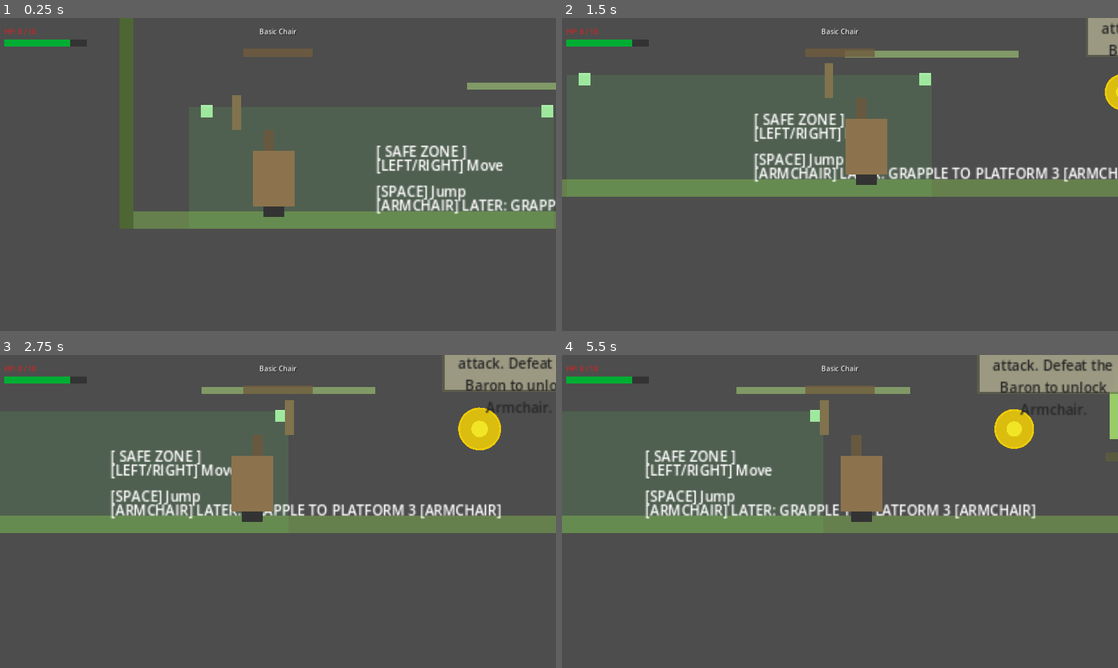
Above: before the commit, frames 1-4 (two rows, left to right).
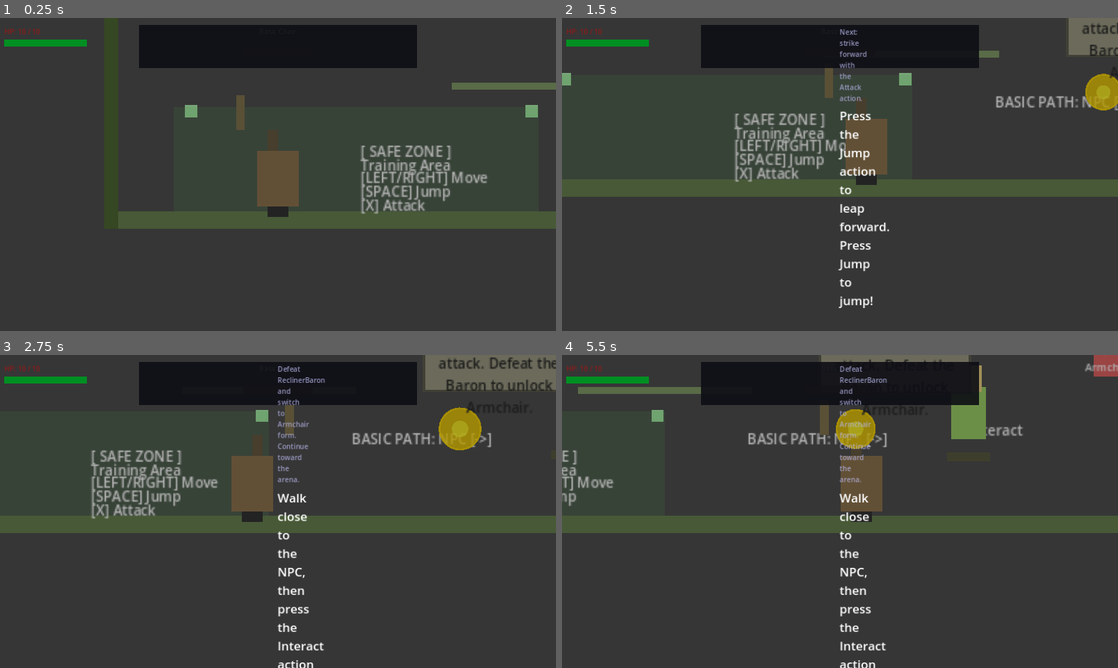
Above: after the commit, the same moments.

Repository: TsilenT/chairfighter
Game: Godot game, scene res://scenes/main/Main.tscn
The game is run twice, just before and just after one commit, with the same random seed, the same clock (stepped at 60 frames per second) and the same inputs.
Inputs:
- Up to frame 1 (0.25 s): no input
- Up to frame 2 (1.5 s): hold D (move_right) from 0.53 s (still down); tap J (attack) at 0.6 s; tap Space (jump) at 0.77 s; tap F (interact) at 0.8, 1.35 s
- Up to frame 3 (2.75 s): tap Space (jump) at 1.52 s; tap J (attack) at 1.55, 2.1 s; release D (move_right) at 2.03 s; hold A (move_left) from 2.03 s (still down); tap F (interact) at 2.3 s
- Up to frame 4 (5.5 s): release A (move_left) at 2.78 s; hold D (move_right) 2.78-4.28 s; tap F (interact) at 2.85, 3.8, 5.3 s; tap Space (jump) at 3.02, 3.77, 4.52 s; tap J (attack) at 3.05, 4.55 s; hold K (special) 3.53-4.28 s; hold A (move_left) 4.28-5.03 s; tap E (transform_next) at 4.35 s; hold D (move_right) from 5.03 s (still down); tap Q (transform_prev) at 5.1 s

The runs differ from the first frame. In frame 1, 36% of the frame differs, in the area x 0-100%, y 0-68%; in frame 2, 37%; in frame 3, 35%; in frame 4, 38%, in the area x 0-100%, y 0-100%.

Commit message:
fix: make prototype flow and melee readable

Diff:
--- a/scenes/levels/TestLevel.tscn
+++ b/scenes/levels/TestLevel.tscn
@@ -61,6 +61,7 @@
 
 [node name="GapWallCol" type="CollisionShape2D" parent="Visuals/GapWall" uid="uid://gapwall_col"]
 shape = SubResource("6")
+disabled = true
 
 [node name="WallLeft" type="StaticBody2D" parent="Visuals" uid="uid://wall_left"]
 position = Vector2(8, 320)
@@ -116,7 +117,7 @@
 offset_bottom = 640.0
 color = Color(0.3, 0.4, 0.2, 1)
 
-# Safe zone indicator (teaching area before first platform)
+; Safe zone indicator (teaching area before first platform)
 [node name="SafeZoneFloor" type="ColorRect" parent="Visuals" uid="uid://safezone_floor"]
 z_index = -1
 offset_left = 80.0
@@ -171,7 +172,7 @@
 font_size = 10
 font_color = Color(0.6, 0.9, 0.6, 0.6)
 
-# Control hints inside the safe zone (plain ASCII, no Unicode arrows/icons)
+; Control hints inside the safe zone (plain ASCII, no Unicode arrows/icons)
 [node name="ControlHint1" type="Label" parent="Visuals" uid="uid://control_hint1"]
 position = Vector2(295, 570)
 text = "[LEFT/RIGHT] Move"
@@ -193,15 +194,15 @@
 font_size = 12
 font_color = Color(0.8, 1, 0.8, 0.7)
 
-# Directional cue from safe zone toward NPC (plain ASCII arrow)
+; Directional cue from safe zone toward NPC (plain ASCII arrow)
 [node name="DirectionLabel1" type="Label" parent="Visuals" uid="uid://direction_label1"]
 position = Vector2(595, 520)
-text = "NPC [->]"
+text = "BASIC PATH: NPC [->]"
 horizontal_alignment = 1
 font_size = 14
 font_color = Color(0.8, 1, 0.8, 0.8)
 
-# NPC interact hint near HubNpc (850, 550)
+; NPC interact hint near HubNpc (850, 550)
 [node name="NpcHint" type="Label" parent="Visuals" uid="uid://npc_hint"]
 position = Vector2(850, 510)
 text = "Interact"
@@ -209,15 +210,15 @@
 font_size = 14
 font_color = Color(1, 1, 0.8, 0.9)
 
-# Directional cue from NPC toward boss/arena (plain ASCII arrow)
+; Directional cue from NPC toward boss/arena (plain ASCII arrow)
 [node name="DirectionLabel2" type="Label" parent="Visuals" uid="uid://direction_label2"]
 position = Vector2(1120, 590)
-text = "ARENA [->]"
+text = "BASIC PATH: ARENA [->]"
 horizontal_alignment = 1
 font_size = 12
 font_color = Color(0.9, 0.7, 1, 0.7)
 
-# Grapple route signpost near platform area (plain ASCII, no Unicode down arrows)
+; Grapple route signpost near platform area (plain ASCII, no Unicode down arrows)
 [node name="GrappleSignpost" type="Label" parent="Visuals" uid="uid://grapple_signpost"]
 position = Vector2(970, 290)
 text = "[ARMCHAIR] LATER: GRAPPLE TO PLATFORM 3 [ARMCHAIR]"
@@ -228,8 +229,8 @@
 [node name="RouteVisuals" type="Node2D" parent="Visuals" uid="uid://route_visuals"]
 modulate = Color(1, 1, 1, 0.55)
 
-# Dashed grapple path: a series of small colored dots along the route
-# From Platform2 (right edge) -> GrappleMarker2 -> GrappleMarker1 -> past Gate
+; Dashed grapple path: a series of small colored dots along the route
+; From Platform2 (right edge) -> GrappleMarker2 -> GrappleMarker1 -> past Gate
 [node name="RouteDot" type="ColorRect" parent="Visuals/RouteVisuals" uid="uid://route_dot"]
 offset_left = 820.0
 offset_top = 370.0
@@ -265,7 +266,7 @@
 offset_bottom = 244.0
 color = Color(1, 0.85, 0, 0.7)
 
-# Path direction labels using Unicode characters
+; Path direction labels using Unicode characters
 [node name="LabelArrow1" type="Label" parent="Visuals/RouteVisuals" uid="uid://label_arrow1"]
 position = Vector2(825, 310)
 text = "->"
@@ -301,7 +302,7 @@
 font_size = 24
 font_color = Color(1, 0.85, 0, 0.8)
 
-# Instruction label above the grapple route
+; Instruction label above the grapple route
 [node name="LabelRoute1" type="Label" parent="Visuals/RouteVisuals" uid="uid://label_route1"]
 position = Vector2(820, 250)
 text = "ARMCHAIR LATER PATH:"
@@ -323,7 +324,7 @@
 font_size = 10
 font_color = Color(1, 0.85, 0, 0.7)
 
-# Gate label
+; Gate label
 [node name="LabelGate1" type="Label" parent="Visuals/RouteVisuals" uid="uid://label_gate1"]
 position = Vector2(830, 230)
 text = "ARMCHAIR GATE ->"
@@ -338,7 +339,7 @@
 font_size = 12
 font_color = Color(0.5, 1, 0.5, 0.9)
 
-# Background panel for the route labels
+; Background panel for the route labels
 [node name="RoutePanel1" type="ColorRect" parent="Visuals/RouteVisuals" uid="uid://route_panel1"]
 z_index = -1
 offset_left = 800.0
@@ -375,7 +376,7 @@
 
 [node name="HUD" parent="." uid="uid://test_hud" instance=ExtResource("2hud")]
 
-# TutorialSequence wired into the safe zone
+; TutorialSequence wired into the safe zone
 [node name="TutorialSequence" type="CanvasLayer" parent="." uid="uid://tut_seq"]
 script = ExtResource("8tut")
 active = true
--- a/scripts/components/Hitbox.gd
+++ b/scripts/components/Hitbox.gd
@@ -17,6 +17,7 @@
 var _active: bool = false
 var _active_timer: float = 0.0
 var _cooldown_timer: float = 0.0
+var _activation_hits: Dictionary = {}
 
 # Collision layer numbers (Godot's set_collision_*_value API is 1-indexed)
 const LAYER_HURTBOX := 4  # bit 3 — damage receiver areas
@@ -47,7 +48,13 @@
 		return false
 	_active = true
 	_active_timer = active_duration
+	_activation_hits.clear()
 	monitoring = true
+	# If the player presses attack while already overlapping an enemy hurtbox,
+	# Godot may not emit a fresh area_entered signal. Sweep existing overlaps on
+	# the next frame so attacks feel like deliberate melee strikes, not like
+	# damage that only happens when the player happens to ram into the target.
+	call_deferred("_damage_current_overlaps")
 	return true
 
 
@@ -63,3 +70,23 @@
 		hitbox_entered.emit(area)
 
 signal hitbox_entered(area: Area2D)
+
+
+func _damage_current_overlaps() -> void:
+	if not _active:
+		return
+	for area in get_overlapping_areas():
+		_damage_overlapping_hurtbox(area)
+
+
+func _damage_overlapping_hurtbox(area: Area2D) -> void:
+	if not area is Hurtbox:
+		return
+	# Do not let a hitbox immediately damage its owner's own hurtbox.
+	if area.get_parent() == get_parent():
+		return
+	var area_id := area.get_instance_id()
+	if _activation_hits.has(area_id):
+		return
+	_activation_hits[area_id] = true
+	area.hitbox_entered.emit(self)
--- a/scripts/player/Player.gd
+++ b/scripts/player/Player.gd
@@ -117,6 +117,8 @@
 var _hitbox: Hitbox
 var _hurtbox: Hurtbox
 var _camera: Camera2D
+var _hitbox_shape: CollisionShape2D
+var _attack_flash: ColorRect
 
 ## Debug flag (flip on damage).
 var _has_taken_damage: bool = false
@@ -231,12 +233,21 @@
 	_hitbox.hit_direction = Vector2.RIGHT
 	_hitbox.active_duration = 0.15
 	add_child(_hitbox)
-	var hit_shape := CollisionShape2D.new()
+	_hitbox_shape = CollisionShape2D.new()
 	var hit_rect := RectangleShape2D.new()
-	hit_rect.size = Vector2(36.0, 36.0)
-	hit_shape.shape = hit_rect
-	hit_shape.position = Vector2(34.0, -32.0)
-	_hitbox.add_child(hit_shape)
+	hit_rect.size = Vector2(48.0, 34.0)
+	_hitbox_shape.shape = hit_rect
+	_hitbox_shape.position = Vector2(52.0, -34.0)
+	_hitbox.add_child(_hitbox_shape)
+
+	_attack_flash = ColorRect.new()
+	_attack_flash.name = "AttackFlash"
+	_attack_flash.size = Vector2(48.0, 22.0)
+	_attack_flash.position = Vector2(28.0, -46.0)
+	_attack_flash.color = Color(1.0, 0.9, 0.25, 0.75)
+	_attack_flash.visible = false
+	_attack_flash.z_index = 5
+	add_child(_attack_flash)
 
 
 func _setup_hurtbox() -> void:
@@ -611,6 +622,8 @@
 		_attack_extension -= delta * 5.0
 		if _attack_extension < 0.0:
 			_attack_extension = 0.0
+	if _attack_flash:
+		_attack_flash.visible = _attack_extension > 0.0
 
 
 func _perform_attack() -> void:
@@ -618,6 +631,10 @@
 		printerr("[Player] Hitbox not initialized!")
 		return
 	_hitbox.hit_direction = Vector2.RIGHT * _facing_right
+	if _hitbox_shape:
+		_hitbox_shape.position = Vector2(52.0 * _facing_right, -34.0)
+	if _attack_flash:
+		_attack_flash.position = Vector2(28.0 if _facing_right > 0 else -76.0, -46.0)
 	if not _hitbox.activate():
 		return
 	_attack_extension = 1.0
--- /dev/null
+++ b/tests/regression_hitbox_overlap_check.gd
@@ -0,0 +1,59 @@
+extends SceneTree
+
+const HitboxClass = preload("res://scripts/components/Hitbox.gd")
+const HurtboxClass = preload("res://scripts/components/Hurtbox.gd")
+
+func _initialize() -> void:
+	call_deferred("_run")
+
+func _run() -> void:
+	var attacker := Node2D.new()
+	attacker.name = "Attacker"
+	root.add_child(attacker)
+
+	var target := Node2D.new()
+	target.name = "Target"
+	root.add_child(target)
+
+	var hitbox := HitboxClass.new()
+	hitbox.name = "TestHitbox"
+	hitbox.damage = 2.0
+	attacker.add_child(hitbox)
+	var hit_col := CollisionShape2D.new()
+	var hit_shape := RectangleShape2D.new()
+	hit_shape.size = Vector2(50, 50)
+	hit_col.shape = hit_shape
+	hitbox.add_child(hit_col)
+
+	var hurtbox := HurtboxClass.new()
+	hurtbox.name = "TestHurtbox"
+	target.add_child(hurtbox)
+	var hurt_col := CollisionShape2D.new()
+	var hurt_shape := RectangleShape2D.new()
+	hurt_shape.size = Vector2(50, 50)
+	hurt_col.shape = hurt_shape
+	hurtbox.add_child(hurt_col)
+
+	var hits := [0]
+	hurtbox.hitbox_entered.connect(func(_hitbox: Area2D) -> void:
+		hits[0] += 1
+	)
+
+	await physics_frame
+	await physics_frame
+	hitbox.activate()
+	await physics_frame
+	await physics_frame
+	await process_frame
+
+	if hits[0] != 1:
+		printerr("Expected exactly one hit from already-overlapping hurtbox, got %d" % hits[0])
+		quit(1)
+		return
+
+	print("hitbox overlap check passed")
+	root.remove_child(attacker)
+	root.remove_child(target)
+	attacker.free()
+	target.free()
+	quit(0)
--- /dev/null
+++ b/tests/regression_level_flow_check.gd
@@ -0,0 +1,44 @@
+extends SceneTree
+
+func _initialize() -> void:
+	call_deferred("_run")
+
+func _run() -> void:
+	var packed := load("res://scenes/levels/TestLevel.tscn")
+	var level: Node = packed.instantiate()
+	root.add_child(level)
+	await process_frame
+
+	var gap_col := level.get_node_or_null("Visuals/GapWall/GapWallCol") as CollisionShape2D
+	if gap_col == null:
+		printerr("Missing GapWallCol")
+		quit(1)
+		return
+	if not gap_col.disabled:
+		printerr("GapWallCol is still enabled; Basic Chair ground path remains blocked")
+		quit(1)
+		return
+
+	var npc_label := level.get_node_or_null("Visuals/DirectionLabel1") as Label
+	var arena_label := level.get_node_or_null("Visuals/DirectionLabel2") as Label
+	if npc_label == null or not npc_label.text.contains("BASIC PATH"):
+		printerr("NPC route label does not identify Basic path: %s" % ("<missing>" if npc_label == null else npc_label.text))
+		quit(1)
+		return
+	if arena_label == null or not arena_label.text.contains("BASIC PATH"):
+		printerr("Arena route label does not identify Basic path")
+		quit(1)
+		return
+
+	var player := level.get_node("PlayerContainer/Player") as Node2D
+	var npc_container := level.get_node("HubNpcContainer") as Node2D
+	var boss_container := level.get_node("BossContainer") as Node2D
+	if player.global_position.x >= npc_container.global_position.x or npc_container.global_position.x >= boss_container.global_position.x:
+		printerr("Expected left-to-right flow Player -> NPC -> Boss")
+		quit(1)
+		return
+
+	print("level flow check passed: Basic path is Player -> NPC -> Boss; Armchair route remains later")
+	root.remove_child(level)
+	level.free()
+	quit(0)
Not shown, added: tests/regression_hitbox_overlap_check.gd.uid
Not shown, added: tests/regression_level_flow_check.gd.uid
